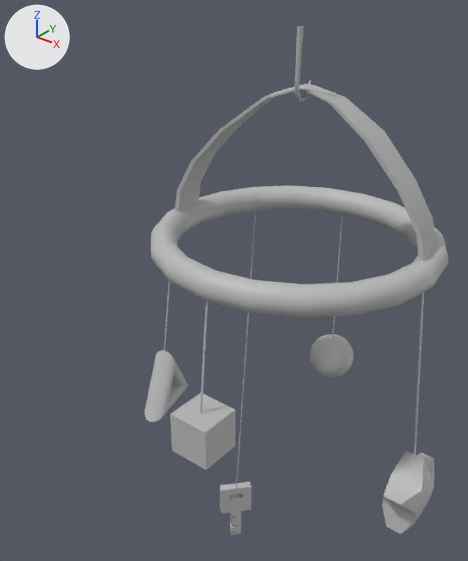
A saved change to the FBX model narrative-unity/Assets/Models/Environments/Level1/Assets/FBX/Rattle_toy_w_key_01.fbx.
Camera for both pictures: a camera (50 mm lens) standing at (0.547, -0.869, 0.934) and looking at (-0.138, -0.011, 0.402). Arrows for +X, +Y and +Z are at upper left; the lights stay in place. Where no turn or scale is listed for an object, it has been applied to the vertices.
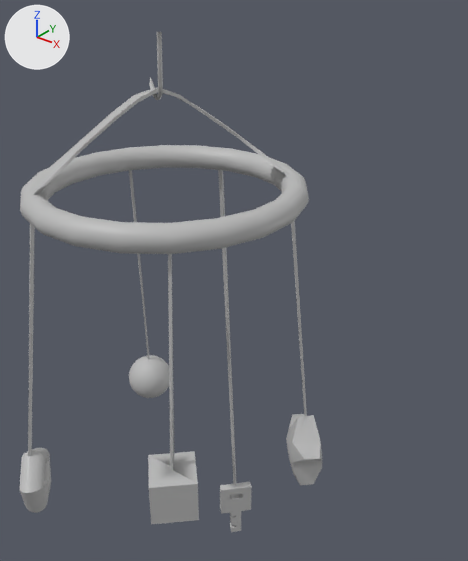
Pixel boxes [x1, y1, x2, y2] of what changed, in the pictures (468 x 561 px):
'pTorus6', no longer drawn: before [145, 26, 448, 534]
'pCube9', added: after [20, 32, 322, 524]
    faces in mat_lambert1 (grey #bcbcbc): [20, 88, 309, 513]
    faces in mat_lambert2 (grey #bcbcbc): [129, 32, 322, 524]

The change, as a diff of the scene's bpy script:
```diff
--- a/narrative-unity/Assets/Models/Environments/Level1/Assets/FBX/Rattle_toy_w_key_01.fbx.py
+++ b/narrative-unity/Assets/Models/Environments/Level1/Assets/FBX/Rattle_toy_w_key_01.fbx.py
@@ mat_lambert2 @@
+mat_lambert2 = principled_material('lambert2')
+mat_lambert2.base_color = (0.5, 0.5, 0.5)  # grey #bcbcbc
@@ me_mesh_001_1 @@
+me_mesh_001_1.from_pydata(...)  # 1284 vertices, 1263 faces; spans x -0.257..0.246, y -0.313..0.279, z -0.572..0.572
+# faces by material slot: [555, 708]
+me_mesh_001_1.materials.append(mat_lambert1)  # grey #bcbcbc
+me_mesh_001_1.materials.append(mat_lambert2)  # grey #bcbcbc
@@ ob_ptorus6 @@
-ob_ptorus6 = bpy.data.objects.new('pTorus6', me_mesh)
+ob_ptorus6 = bpy.data.objects.new('pTorus6', None)
 ob_ptorus6.location = (0.0, 0.0, 0.414)
 ob_ptorus6.rotation_euler = (1.571, 0.0, 0.0)  # degrees (90, 0, 0)
-ob_ptorus6.scale = (0.01, 0.01, 0.01)
+ob_ptorus6.scale = (0.179, 0.179, 0.179)
@@ ob_pcube9 @@
+ob_pcube9 = bpy.data.objects.new('pCube9', me_mesh_001_1)
+ob_pcube9.location = (-0.176, -0.134, 0.278)
```
